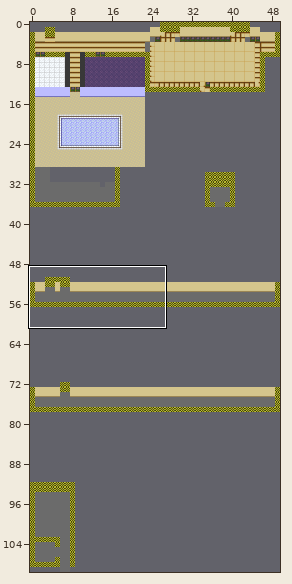
Level history. Tiled map: Assets/Graphics/Maps/Retail/Hotel.tmx. Above: a wide view before the commit, with the close-up outlined.
Close-up. The starting point:
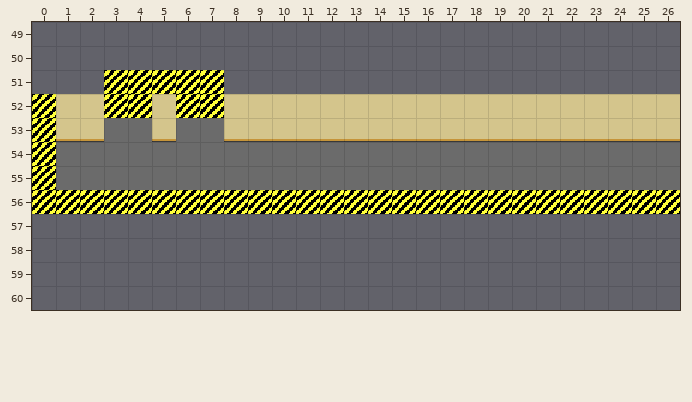
Cells are 16x16 px. Shown: x 0..26, y 49..60. The commit also changed other parts of the map, which this record leaves out.
The result:
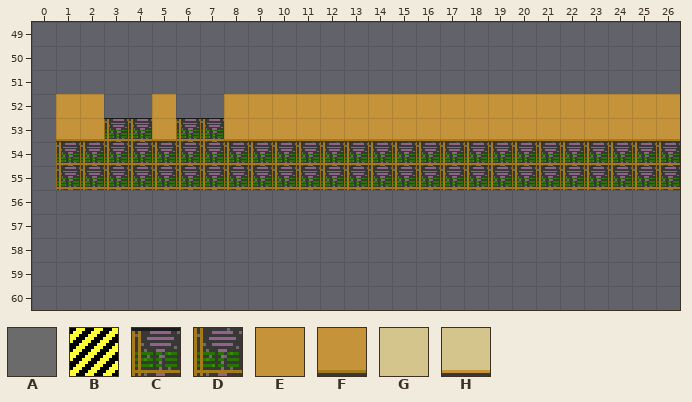
Key: from "DebugGraybox": A 2, B 4; from "FancyInterior": C 1, D 9; from "Office": E 0, F 10, G 83, H 93.
_ is an empty cell, . an unchanged one.
Difference:
--- layer "Graybox" (now hidden)
@@ x 0..26 @@
-51 ...BBBBB...................
-52 B..BB.BB...................
-53 B..AA.AA...................
-54 BAAAAAAAAAAAAAAAAAAAAAAAAAA
-55 BAAAAAAAAAAAAAAAAAAAAAAAAAA
-56 BBBBBBBBBBBBBBBBBBBBBBBBBBB
+51 ..._____...................
+52 _..__.__...................
+53 _..__.__...................
+54 ___________________________
+55 ___________________________
+56 ___________________________
--- layer "Graphics/BG"
@@ x 1..26 @@
-52 GG..G..GGGGGGGGGGGGGGGGGGG
-53 HH__H__HHHHHHHHHHHHHHHHHHH
-54 __________________________
-55 __________________________
+52 EE..E..EEEEEEEEEEEEEEEEEEE
+53 FFCCFCCFFFFFFFFFFFFFFFFFFF
+54 DDDDDDDDDDDDDDDDDDDDDDDDDD
+55 DDDDDDDDDDDDDDDDDDDDDDDDDD
